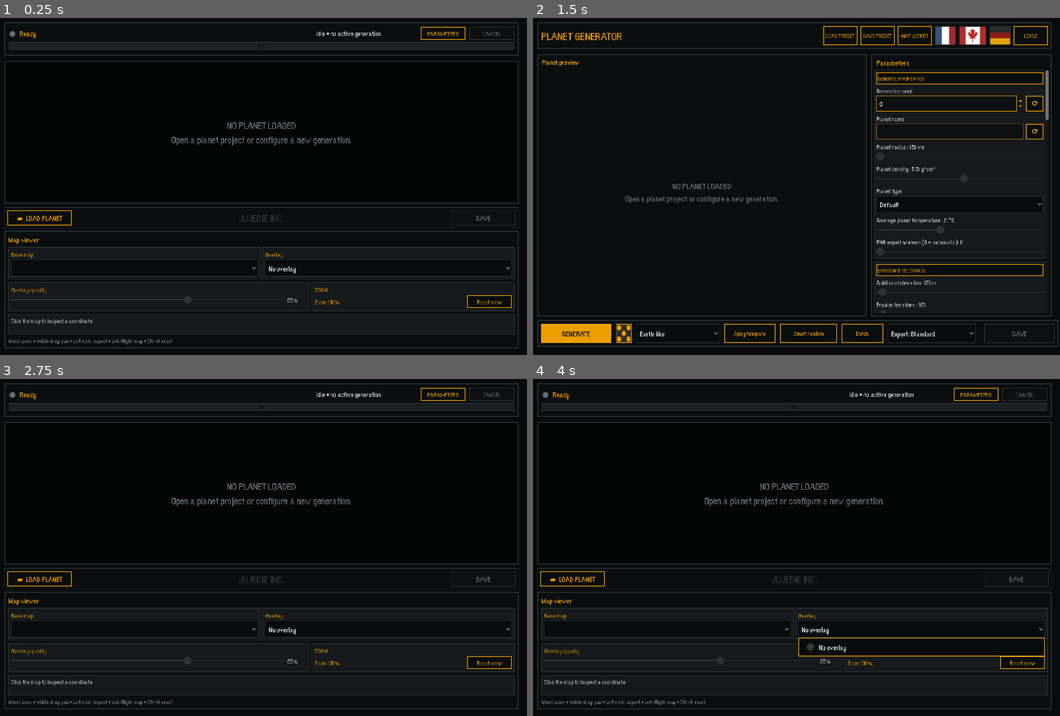
Above: before the commit, frames 1-4 (two rows, left to right).
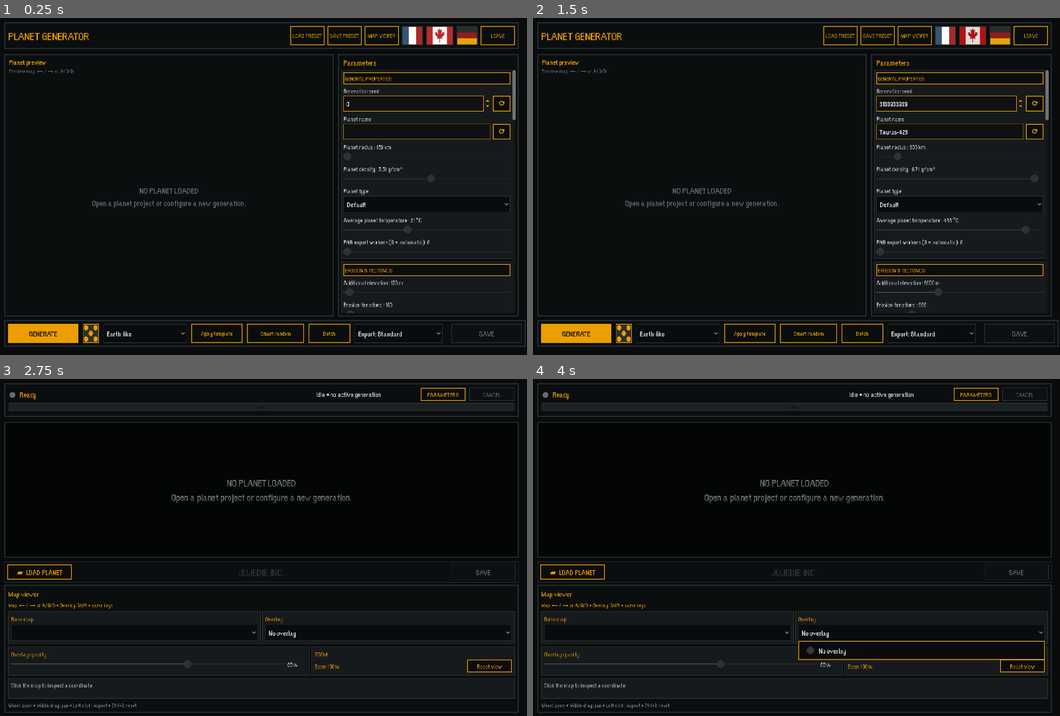
Above: after the commit, the same moments.

Repository: Jujedie/PlanetGenerator
Game: Godot game, scene res://data/scn/master.tscn
Same seed, same stepped clock (60 frames per second), same inputs: the game is played once before the commit and once after it.
Inputs (mouse positions are in pixels of both pictures, inside the frame that each line leads up to; where the layout moved, square brackets give the same spot in the first picture):
- Up to frame 1 (0.25 s): no input
- Up to frame 2 (1.5 s): click (622, 334) at 0.52 s; click (975, 34) at 1.25 s, where only the run before the commit has a clickable "PARAMETERS"
- Up to frame 3 (2.75 s): click "MAP VIEWER" at 2 s
- Up to frame 4 (4 s): click (670, 631) [670, 628] at 2.75 s; click "No overlay" at 3.5 s

The runs differ from the first frame. In frame 1, 10% of the frame differs, in the area x 0-100%, y 2-99%; in frame 2, 1.1%; in frame 3, 5.0%; in frame 4, 5.7%.

Commit message:
feat: Ajouter des raccourcis pour la visualisation des cartes et améliorer l'interface utilisateur

Diff:
--- a/data/translations/base.csv
+++ b/data/translations/base.csv
@@ -278,15 +278,17 @@
 VIEWER_PREVIEW,Planet preview,Aperçu de la planète,Planetenvorschau
 MAP_VIEWER_BASE,Base map,Carte,Basiskarte
 MAP_VIEWER_OVERLAY,Overlay,Superposition,Überlagerung
-MAP_VIEWER_BASE_TOOLTIP,Choose the base map without regenerating the planet.,Choisir la carte de base sans régénérer la planète.,Basiskarte auswählen ohne den Planeten neu zu generieren.
-MAP_VIEWER_OVERLAY_TOOLTIP,Blend another exported map over the base layer.,Superposer une autre carte exportée à la carte de base.,Eine weitere exportierte Karte über die Basiskarte legen.
+MAP_VIEWER_BASE_TOOLTIP,Choose the base map without regenerating the planet. Shortcuts: Left/Right or A/Q/D.,Choisir la carte de base sans régénérer la planète. Raccourcis : Gauche/Droite ou A/Q/D.,Basiskarte auswählen ohne den Planeten neu zu generieren. Tastenkürzel: Links/Rechts oder A/Q/D.
+MAP_VIEWER_OVERLAY_TOOLTIP,Blend another exported map over the base layer. Shortcuts: Shift + Left/Right or Shift + A/Q/D.,Superposer une autre carte exportée à la carte de base. Raccourcis : Maj + Gauche/Droite ou Maj + A/Q/D.,Eine weitere exportierte Karte über die Basiskarte legen. Tastenkürzel: Umschalt + Links/Rechts oder Umschalt + A/Q/D.
 MAP_VIEWER_NO_OVERLAY,No overlay,Aucune superposition,Keine Überlagerung
 MAP_VIEWER_OVERLAY_OPACITY,Overlay opacity,Opacité de la superposition,Deckkraft der Überlagerung
 MAP_VIEWER_ZOOM,Zoom {percent}%,Zoom {percent} %,Zoom {percent} %
 MAP_VIEWER_RESET,Reset view,Réinitialiser la vue,Ansicht zurücksetzen
 VIEWER_EMPTY_TITLE,NO PLANET LOADED,AUCUNE PLANÈTE CHARGÉE,KEIN PLANET GELADEN
 VIEWER_EMPTY_HINT,Open a planet project or configure a new generation.,Chargez un projet de planète ou configurez une nouvelle génération.,Öffnen Sie ein Planetenprojekt oder konfigurieren Sie eine neue Generierung.
-VIEWER_HELP,Wheel: zoom • Middle drag: pan • Left click: inspect • Left/Right: map • Ctrl+0: reset,Molette : zoom • Clic milieu : déplacer • Clic gauche : inspecter • Gauche/Droite : carte • Ctrl+0 : réinitialiser,Mausrad: Zoom • Mittlere Taste: Verschieben • Linksklick: Prüfen • Links/Rechts: Karte • Strg+0: Zurücksetzen
+MAP_VIEWER_SHORTCUTS,Map: ← / → or A/Q/D • Overlay: Shift + same keys,Carte : ← / → ou A/Q/D • Superposition : Maj + mêmes touches,Karte: ← / → oder A/Q/D • Overlay: Umschalt + gleiche Tasten
+PARAMETER_PREVIEW_SHORTCUTS,Preview map: ← / → or A/Q/D,Aperçu : ← / → ou A/Q/D,Vorschau: ← / → oder A/Q/D
+VIEWER_HELP,Wheel: zoom • Middle drag: pan • Left click: inspect • Ctrl+0: reset,Molette : zoom • Clic milieu : déplacer • Clic gauche : inspecter • Ctrl+0 : réinitialiser,Mausrad: Zoom • Mittlere Taste: Verschieben • Linksklick: Prüfen • Strg+0: Zurücksetzen
 MAP_VIEWER_INSPECT_HINT,Click the map to inspect a coordinate.,Cliquer sur la carte pour inspecter une coordonnée.,Auf die Karte klicken um eine Koordinate zu prüfen.
 MAP_VIEWER_INSPECT_VALUE,"Cell {x},{y} • Lon {lon}° Lat {lat}°
 RGBA {r} / {g} / {b} / {a}","Cellule {x},{y} • Lon {lon}° Lat {lat}°
--- a/src/scenes/master.gd
+++ b/src/scenes/master.gd
@@ -39,6 +39,7 @@
 var _viewer_map_texture: TextureRect
 var _viewer_empty_label: Label
 var _viewer_help_label: Label
+var _viewer_shortcut_label: Label
 var _viewer_base_title_label: Label
 var _viewer_overlay_title_label: Label
 var _viewer_overlay_percent_label: Label
@@ -134,7 +135,7 @@
 	_setup_batch_runner()
 	_setup_reference_viewer_workspace()
 	maj_labels()
-	_show_viewer_workspace()
+	_show_parameters_workspace()
 
 
 func _setup_parameter_workspace() -> void:
@@ -183,6 +184,7 @@
 	_viewer_save_action = _viewer_workspace.save_button
 	_viewer_panel = _viewer_workspace.viewer_panel
 	_viewer_title_label = _viewer_workspace.viewer_title_label
+	_viewer_shortcut_label = _viewer_workspace.shortcut_label
 	_viewer_base_title_label = _viewer_workspace.base_title_label
 	_viewer_base_select = _viewer_workspace.base_select
 	_viewer_overlay_title_label = _viewer_workspace.overlay_title_label
@@ -268,6 +270,8 @@
 	_viewer_overlay_alpha.tooltip_text = "%s: %d%%" % [tr("MAP_VIEWER_OVERLAY_OPACITY"), int(round(_viewer_overlay_alpha.value * 100.0))]
 	if _viewer_empty_label != null:
 		_viewer_empty_label.text = "%s\n%s" % [tr("VIEWER_EMPTY_TITLE"), tr("VIEWER_EMPTY_HINT")]
+	if _viewer_shortcut_label != null:
+		_viewer_shortcut_label.text = tr("MAP_VIEWER_SHORTCUTS")
 	if _viewer_help_label != null:
 		_viewer_help_label.text = tr("VIEWER_HELP")
 	if _viewer_parameters_button != null:
@@ -890,6 +894,8 @@
 	var key_event: InputEventKey = event as InputEventKey
 	if key_event == null or not key_event.pressed or key_event.echo:
 		return
+	var viewer_visible: bool = _viewer_workspace != null and _viewer_workspace.visible
+	var parameters_visible: bool = _parameter_workspace != null and _parameter_workspace.visible
 	match key_event.keycode:
 		KEY_V:
 			if _viewer_workspace != null and _viewer_workspace.visible:
@@ -901,12 +907,18 @@
 			if _parameter_workspace != null and _parameter_workspace.visible:
 				_parameter_workspace.toggle_batch_panel()
 				get_viewport().set_input_as_handled()
-		KEY_LEFT:
-			if _viewer_workspace != null and _viewer_workspace.visible:
+		KEY_LEFT, KEY_Q, KEY_A:
+			if viewer_visible and key_event.shift_pressed:
+				_cycle_viewer_overlay(-1)
+				get_viewport().set_input_as_handled()
+			elif viewer_visible or parameters_visible:
 				_cycle_viewer_base(-1)
 				get_viewport().set_input_as_handled()
-		KEY_RIGHT:
-			if _viewer_workspace != null and _viewer_workspace.visible:
+		KEY_RIGHT, KEY_D:
+			if viewer_visible and key_event.shift_pressed:
+				_cycle_viewer_overlay(1)
+				get_viewport().set_input_as_handled()
+			elif viewer_visible or parameters_visible:
 				_cycle_viewer_base(1)
 				get_viewport().set_input_as_handled()
 		KEY_0:
@@ -926,6 +938,15 @@
 	var next_index: int = posmod(current_index + direction, _viewer_base_select.item_count)
 	_viewer_base_select.select(next_index)
 	_on_viewer_base_selected(next_index)
+
+
+func _cycle_viewer_overlay(direction: int) -> void:
+	if _viewer_overlay_select == null or _viewer_overlay_select.item_count <= 0:
+		return
+	var current_index: int = maxi(_viewer_overlay_select.selected, 0)
+	var next_index: int = posmod(current_index + direction, _viewer_overlay_select.item_count)
+	_viewer_overlay_select.select(next_index)
+	_on_viewer_overlay_selected(next_index)
 
 
 # ============================================================================
--- a/src/scenes/parameter_workspace.gd
+++ b/src/scenes/parameter_workspace.gd
@@ -27,6 +27,7 @@
 var root: Control
 var title_label: Label
 var preview_title_label: Label
+var preview_shortcuts_label: Label
 var parameter_title_label: Label
 var preview_panel: PanelContainer
 var preview_texture: TextureRect
@@ -345,7 +346,7 @@
 	preview_panel = PanelContainer.new()
 	preview_panel.name = "PreviewPanel"
 	var preview_style := _panel_style(Color(0.045, 0.055, 0.06, 1.0), UI_BORDER, 2, 2.0)
-	preview_style.content_margin_top = 38.0
+	preview_style.content_margin_top = 62.0
 	preview_panel.add_theme_stylebox_override("panel", preview_style)
 	preview_panel.clip_contents = true
 	root.add_child(preview_panel)
@@ -369,6 +370,12 @@
 	preview_title_label.add_theme_font_size_override("font_size", 20)
 	preview_title_label.mouse_filter = Control.MOUSE_FILTER_IGNORE
 	root.add_child(preview_title_label)
+	preview_shortcuts_label = Label.new()
+	preview_shortcuts_label.name = "PreviewShortcuts"
+	preview_shortcuts_label.add_theme_color_override("font_color", UI_MUTED)
+	preview_shortcuts_label.add_theme_font_size_override("font_size", 16)
+	preview_shortcuts_label.mouse_filter = Control.MOUSE_FILTER_IGNORE
+	root.add_child(preview_shortcuts_label)
 
 	parameters_host = PanelContainer.new()
 	parameters_host.name = "ParametersHost"
@@ -704,6 +711,8 @@
 	preview_panel.size = Vector2(left_width, body_height)
 	preview_title_label.position = Vector2(margin + 12.0, body_top + 8.0)
 	preview_title_label.size = Vector2(left_width - 24.0, 26.0)
+	preview_shortcuts_label.position = Vector2(margin + 12.0, body_top + 34.0)
+	preview_shortcuts_label.size = Vector2(left_width - 24.0, 22.0)
 	parameters_host.position = Vector2(margin + left_width + gap, body_top)
 	parameters_host.size = Vector2(right_width, body_height)
 	parameter_title_label.position = Vector2(parameters_host.position.x + 14.0, body_top + 8.0)
@@ -858,6 +867,7 @@
 	if root == null:
 		return
 	preview_title_label.text = tr("VIEWER_PREVIEW")
+	preview_shortcuts_label.text = tr("PARAMETER_PREVIEW_SHORTCUTS")
 	parameter_title_label.text = tr("PARAMETRES")
 	preview_empty_label.text = "%s\n%s" % [tr("VIEWER_EMPTY_TITLE"), tr("VIEWER_EMPTY_HINT")]
 	load_preset_button.text = tr("LOAD_PRESET")
--- a/src/scenes/reference_viewer_workspace.gd
+++ b/src/scenes/reference_viewer_workspace.gd
@@ -29,6 +29,7 @@
 var save_button: Button
 var viewer_panel: PanelContainer
 var viewer_title_label: Label
+var shortcut_label: Label
 var base_title_label: Label
 var base_select: OptionButton
 var overlay_title_label: Label
@@ -289,6 +290,12 @@
 	viewer_title_label.add_theme_color_override("font_color", UI_AMBER)
 	viewer_title_label.add_theme_font_size_override("font_size", 21)
 	viewer_box.add_child(viewer_title_label)
+	shortcut_label = Label.new()
+	shortcut_label.name = "ShortcutLabel"
+	shortcut_label.add_theme_color_override("font_color", UI_AMBER)
+	shortcut_label.add_theme_font_size_override("font_size", 16)
+	shortcut_label.autowrap_mode = TextServer.AUTOWRAP_WORD_SMART
+	viewer_box.add_child(shortcut_label)
 	# Map selectors get a dedicated full-width row. The exported map catalogue
 	# can contain dozens of layers/resources, so keeping them in narrow 290 px
 	# columns made the PopupMenu unnecessarily difficult to use.
@@ -375,7 +382,7 @@
 	var margin := 22.0
 	var header_height := 88.0
 	var narrow_layout: bool = viewport_size.x < 1180.0
-	var viewer_height := clampf(viewport_size.y * (0.46 if narrow_layout else 0.34), 420.0 if narrow_layout else 295.0, 500.0 if narrow_layout else 345.0)
+	var viewer_height := clampf(viewport_size.y * (0.48 if narrow_layout else 0.36), 440.0 if narrow_layout else 315.0, 520.0 if narrow_layout else 370.0)
 	var viewer_top := viewport_size.y - viewer_height - margin
 	var action_height := 52.0
 	var action_top := viewer_top - action_height - 10.0
--- a/tests/reference_viewer_ui_smoke.gd
+++ b/tests/reference_viewer_ui_smoke.gd
@@ -18,19 +18,59 @@
 	assert(viewer_layer != null)
 	var viewer_root := viewer_layer.get_node_or_null("ReferenceViewer") as Control
 	assert(viewer_root != null)
+	var parameter_layer := master.get_node_or_null("ParameterWorkspaceLayer") as ParameterWorkspace
+	assert(parameter_layer != null)
+	assert(parameter_layer.visible and not viewer_layer.visible)
 	var map_viewport := viewer_root.get_node_or_null("MapViewport") as Control
 	var controls := viewer_root.get_node_or_null("MapViewerControls") as Control
 	assert(map_viewport != null and map_viewport.size.x > 1000.0)
 	assert(controls != null and controls.position.y > map_viewport.position.y + map_viewport.size.y)
 	var base_select := master.get("_viewer_base_select") as OptionButton
 	assert(base_select != null and base_select.custom_minimum_size.y >= 44.0)
+	var shortcut_label := viewer_root.find_child("ShortcutLabel", true, false) as Label
+	assert(shortcut_label != null and shortcut_label.text.contains("A/Q/D"))
+	var overlay_select := master.get("_viewer_overlay_select") as OptionButton
+	assert(overlay_select != null)
+	var overlay_original_index: int = maxi(overlay_select.selected, 0)
+	var overlay_smoke_index: int = overlay_select.item_count
+	overlay_select.add_item("Shortcut smoke")
+	overlay_select.set_item_metadata(overlay_smoke_index, "")
+	master.call("_cycle_viewer_overlay", -1)
+	var overlay_expected_index: int = posmod(overlay_original_index - 1, overlay_select.item_count)
+	assert(overlay_select.selected == overlay_expected_index)
+	master.call("_cycle_viewer_overlay", 1)
+	assert(overlay_select.selected == overlay_original_index)
+	overlay_select.remove_item(overlay_smoke_index)
+	overlay_select.select(clampi(overlay_original_index, 0, maxi(overlay_select.item_count - 1, 0)))
 	assert(base_select.get_theme_font_size("font_size") >= 21)
 	assert(base_select.get_popup().get_theme_font_size("font_size") >= 21)
 	assert(base_select.get_popup().max_size.y <= 620)
 	master.call("_show_parameters_workspace")
-	assert(not viewer_layer.visible)
-	var parameter_layer := master.get_node_or_null("ParameterWorkspaceLayer") as ParameterWorkspace
-	assert(parameter_layer != null and parameter_layer.visible)
+	assert(not viewer_layer.visible and parameter_layer.visible)
+	var preview_shortcuts := parameter_layer.find_child("PreviewShortcuts", true, false) as Label
+	assert(preview_shortcuts != null and preview_shortcuts.text.contains("A/Q/D"))
+	var first_preview := Image.create(4, 2, false, Image.FORMAT_RGBA8)
+	first_preview.fill(Color(0.9, 0.1, 0.1, 1.0))
+	var second_preview := Image.create(4, 2, false, Image.FORMAT_RGBA8)
+	second_preview.fill(Color(0.1, 0.2, 0.9, 1.0))
+	DirAccess.make_dir_recursive_absolute("user://temp")
+	var first_preview_path := "user://temp/shortcut_preview_a.png"
+	var second_preview_path := "user://temp/shortcut_preview_b.png"
+	assert(first_preview.save_png(first_preview_path) == OK)
+	assert(second_preview.save_png(second_preview_path) == OK)
+	var shortcut_maps: Array[String] = [first_preview_path, second_preview_path]
+	master.set("maps", shortcut_maps)
+	master.set("map_index", 0)
+	master.call("_update_viewer_sources")
+	master.call("_load_current_map")
+	var cycle_event := InputEventKey.new()
+	cycle_event.keycode = KEY_RIGHT
+	cycle_event.pressed = true
+	master.call("_unhandled_key_input", cycle_event)
+	assert(int(master.get("map_index")) == 1)
+	assert(parameter_layer.preview_texture.texture != null)
+	var cycled_preview := parameter_layer.preview_texture.texture.get_image()
+	assert(cycled_preview != null and cycled_preview.get_pixel(0, 0).b > cycled_preview.get_pixel(0, 0).r)
 	assert(parameter_layer.template_select.custom_minimum_size.y >= 44.0)
 	assert(parameter_layer.template_select.get_popup().get_theme_font_size("font_size") >= 21)
 	var parameter_controls := parameter_layer.get("_controls") as Dictionary
